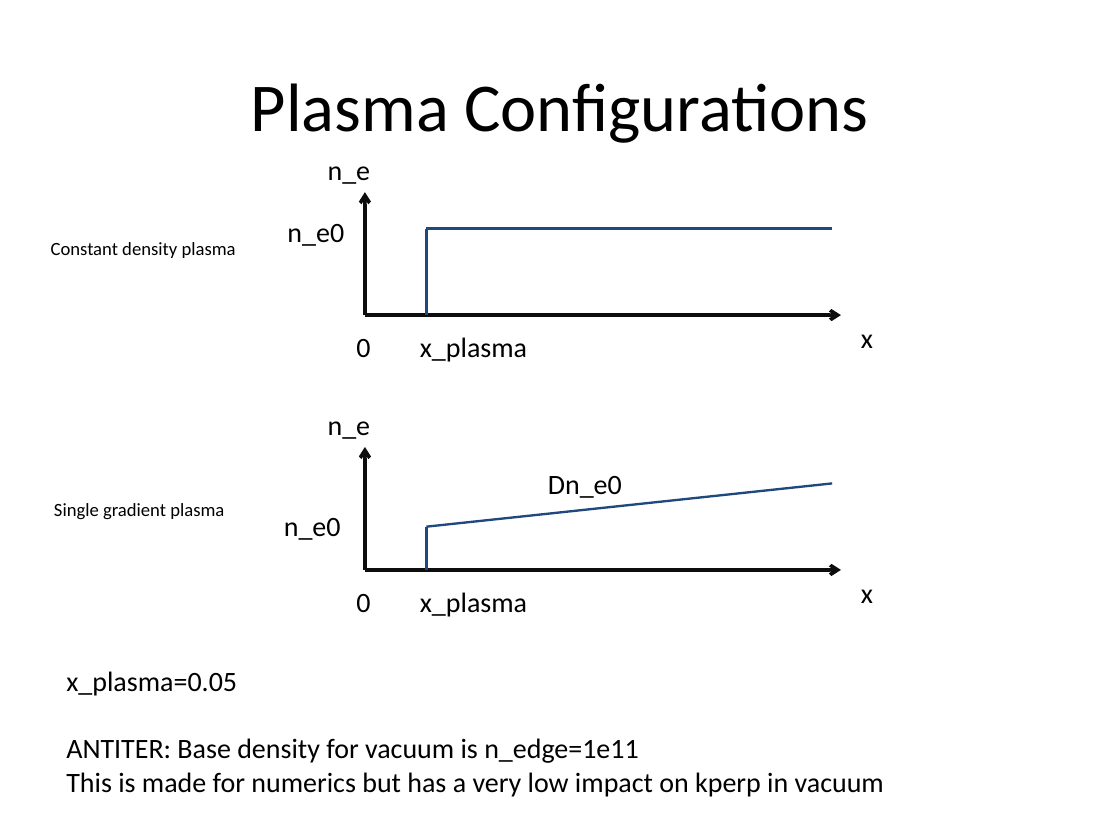
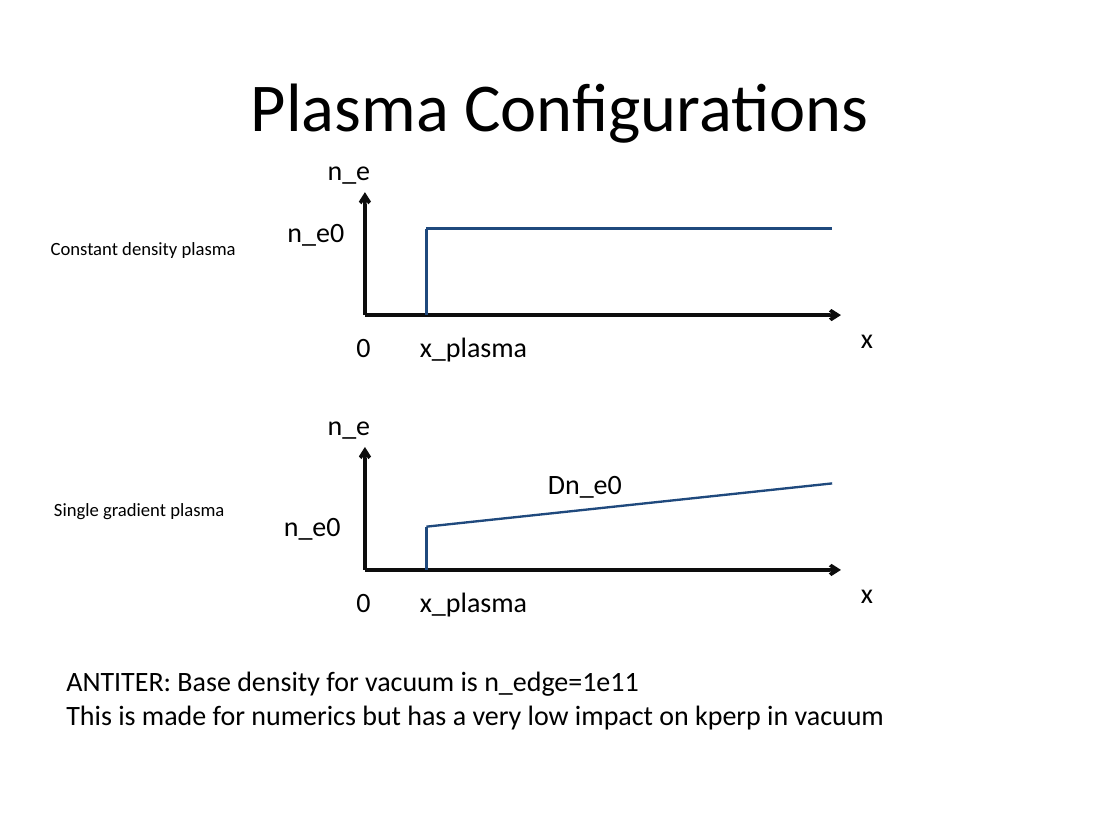
Before and after one commit to jhillairet/SOFT2018_Cold_Plasma_Modeling, a slide deck: slide 3 of Test Configurations/Test Geometries.pptx. Drawn at 1120x840 pixels with LibreOffice and Linux fonts; fonts in the diff are those of the drawing. Boxes give left, top, right and bottom in pixels: in the first picture for what was removed or moved away, otherwise in the second. Text is boxed around its words. In the diff, an @@ line names an element or a change of style, - is before the commit and + after.

```diff
--- a/Test Configurations/Test Geometries.pptx
+++ b/Test Configurations/Test Geometries.pptx
@@ text at <box>66,671,237,696</box>: paragraph removed @@
-x_plasma=0.05
```
Also in this commit, not shown: 9 other slides changed, 11 slides added, 2 slides removed, 4 other files.
